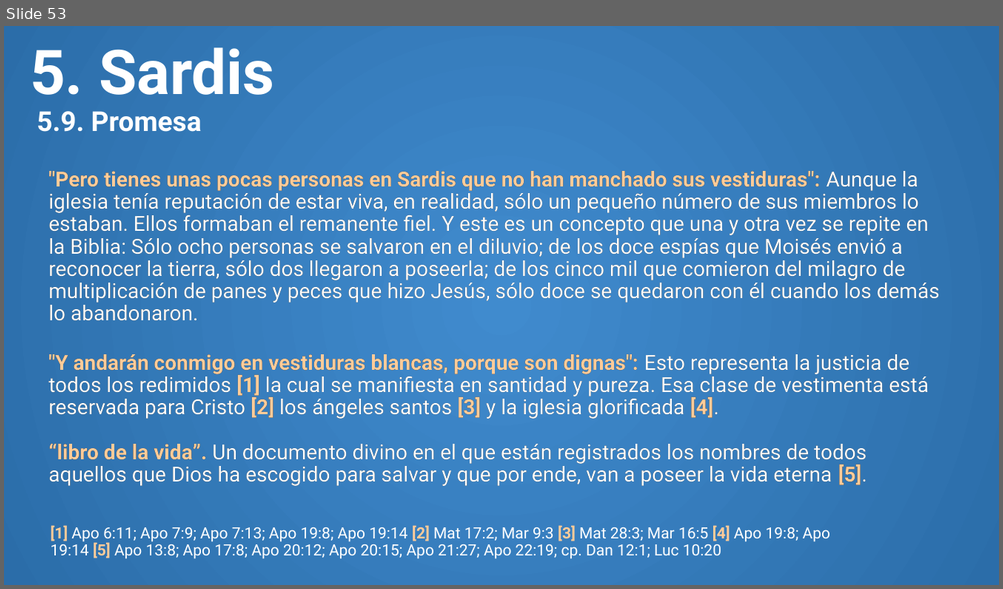
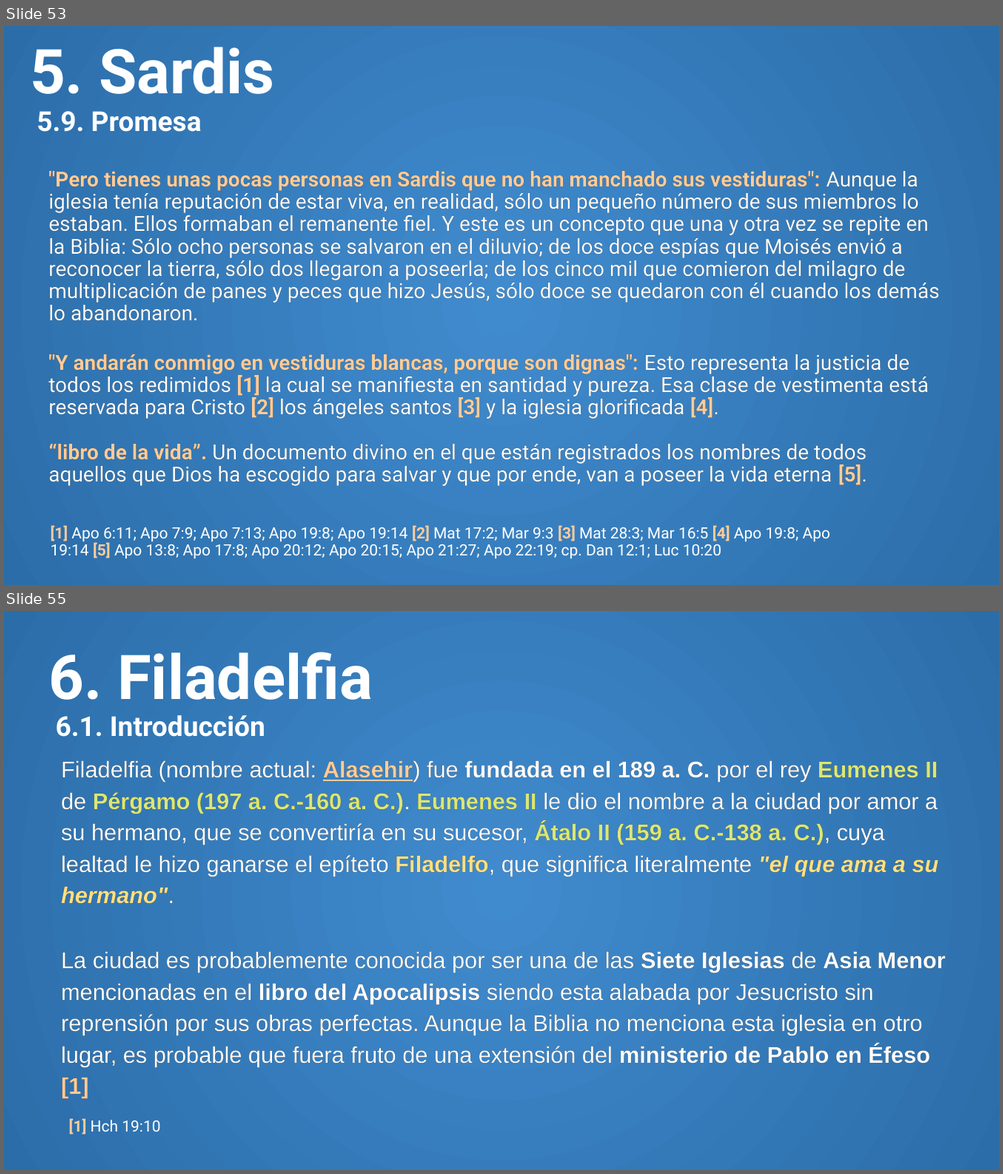
Before and after one commit to CreyTuning/documents, a slide deck: slideshow/Apocalipsis/3. Capitulo 2-3.pptm. Shown one above the other, each under a label of ours: slide 53 before the commit, slides 53 and 55 after it; the slides between them are not shown. The pictures are 1003x589 and 1003x1174 pixels, drawn with LibreOffice and Linux fonts; fonts in the diff are those of the drawing. Boxes give left, top, right and bottom in pixels: in the first picture for what was removed or moved away, otherwise in the second. Text is boxed around its words. In the diff, an @@ line names an element or a change of style, - is before the commit and + after.

Commit message:
laodicea y filadelfia

```diff
--- a/slideshow/Apocalipsis/3. Capitulo 2-3.pptm
+++ b/slideshow/Apocalipsis/3. Capitulo 2-3.pptm
@@ slide 55 added at [4,611,999,1170], background gradient #408BCE to #2B6DA9 @@
@@ title added at [48,652,373,737], 26.5 pt, text #FFFFFF, bold @@
+6. Filadelfia
+6.1. Introducción
@@ text added at [61,760,945,1099], 22 pt, text #FFFFFF @@
+Filadelfia (nombre actual: Alasehir) fue fundada en el 189 a. C. por el rey Eumenes II de Pérgamo (197 a. C.-160 a. C.). Eumenes II le dio el nombre a la ciudad por amor a su hermano, que se convertiría en su sucesor, Átalo II (159 a. C.-138 a. C.), cuya lealtad le hizo ganarse el epíteto Filadelfo, que significa literalmente "el que ama a su hermano".
+La ciudad es probablemente conocida por ser una de las Siete Iglesias de Asia Menor mencionadas en el libro del Apocalipsis siendo esta alabada por Jesucristo sin reprensión por sus obras perfectas. Aunque la Biblia no menciona esta iglesia en otro lugar, es probable que fuera fruto de una extensión del ministerio de Pablo en Éfeso [1]
@@ text added at [69,1119,160,1135], 15 pt, text #FFFFFF @@
+[1] Hch 19:10
```
Also in this commit, not shown: 18 other slides added, 1 other file.
